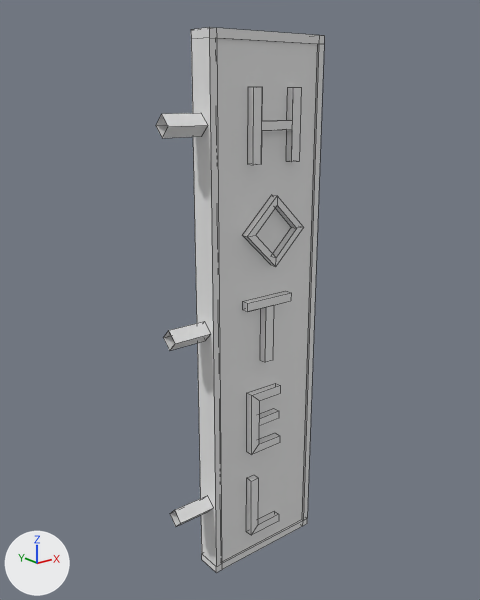
Before and after pictures for a commit that changed the FBX model cubeman-source-code/Assets/Models/Scenario/Level Prologue Cubecity/Buildings/Micelanious/model-scenario-static-level0-board-hotel.fbx.
One viewpoint serves both versions: a 50 mm camera at (-6.09, -7.31, 3.15) aimed at (-0.17, 0.1, 0.19). The axes (+X, +Y, +Z) are drawn at lower left. The lights are the same throughout. Mesh edges are drawn as thin lines.

Objects in the first picture: 'board'.
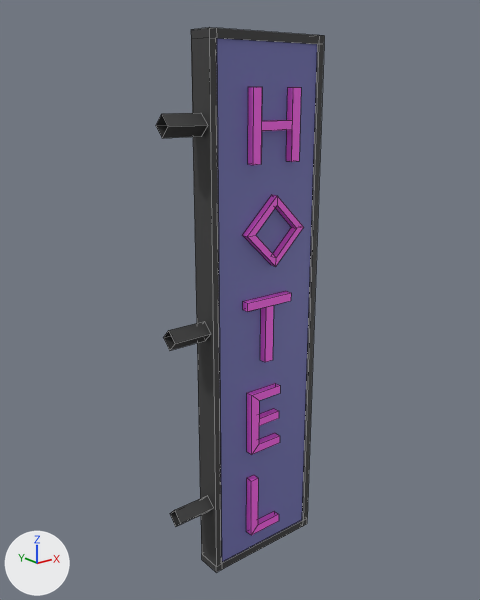
Location of each change, [x1, y1, x2, y2] in pixels of the pictures (480 x 600 px):
part 1 of me_mesh_board, recoloured
    both: [156, 27, 324, 573]
part 2 of me_mesh_board, recoloured (grey to pink)
    both: [242, 87, 304, 535]

What changed in the scene script:
```text
Add img_texture_scenario_static_level0_micelanious_board_hotel_tga:
    img_texture_scenario_static_level0_micelanious_board_hotel_tga = load_image('texture-scenario-static-level0-micelanious-board-hotel.tga', 'texture-scenario-static-level0-micelanious-board-hotel.tga', 1024, 1024, 'sRGB')
Add mat_material_board_metal:
    mat_material_board_metal = principled_material('material_board_metal')
    mat_material_board_metal.texture = img_texture_scenario_static_level0_micelanious_board_hotel_tga
Add mat_material_board_emissive:
    mat_material_board_emissive = principled_material('material_board_emissive')
    mat_material_board_emissive.texture = img_texture_scenario_static_level0_micelanious_board_hotel_tga
Change me_mesh_board:
    where me_mesh_board.from_pydata(...)  # 248 vertices, 172 faces; spans x -1.5..1.11, y -0.29..0.29, z -4.13..3.9
    used by ob_board; location = (0.0, 0.0, 0.0)
    me_mesh_board part 1: all 50 faces centred in x -1.19..1.11, y -0.2..0.2, z -4.13..3.9 switch from no material to mat_material_board_metal (picture img_texture_scenario_static_level0_micelanious_board_hotel_tga)
    me_mesh_board part 2: 122 of the faces centred in x -0.36..0.6, y -0.29..0.29, z -3.68..3.21 switch from no material to mat_material_board_emissive (picture img_texture_scenario_static_level0_micelanious_board_hotel_tga)
```
